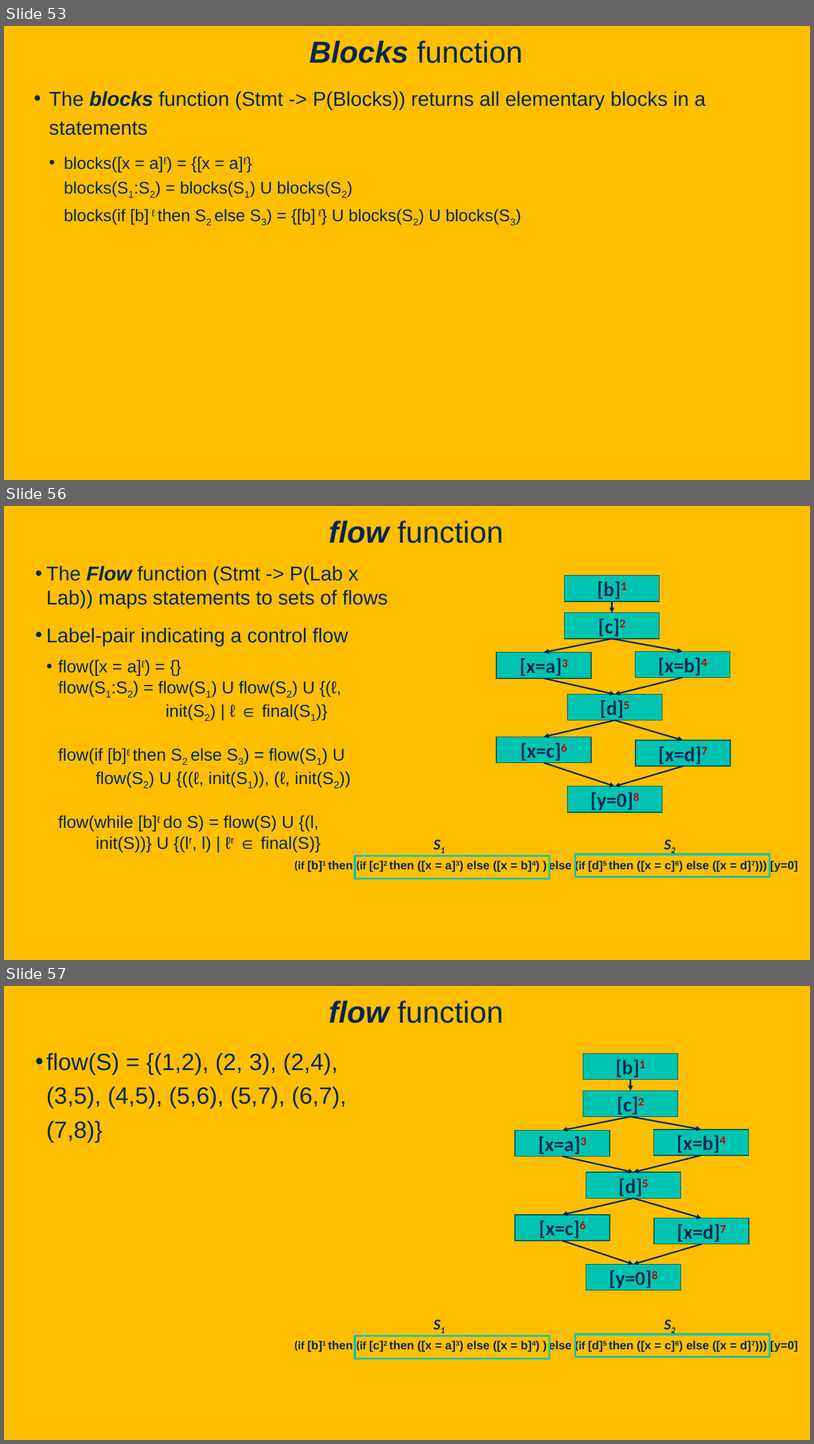
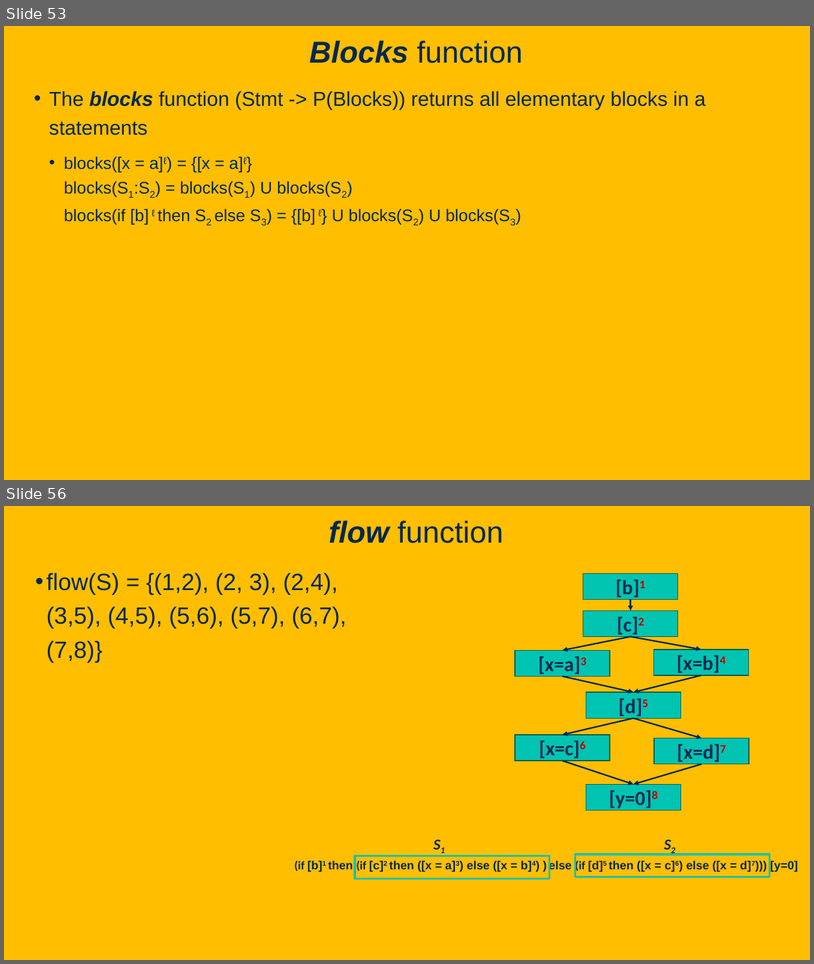
Before and after one commit to davsec-teaching/ECS289C-Spring2025, a slide deck: slides/3_data_flow_analysis.pptx. Shown one above the other, each under a label of ours: slides 53, 56 and 57 before the commit, slides 53 and 56 after it; the slides between them are not shown. The pictures are 814x1444 and 814x964 pixels, drawn with LibreOffice and Linux fonts; fonts in the diff are those of the drawing; background and template pictures are left out. Boxes give left, top, right and bottom in pixels: in the first picture for what was removed or moved away, otherwise in the second. Text is boxed around its words. In the diff, an @@ line names an element or a change of style, - is before the commit and + after.

```diff
--- a/slides/3_data_flow_analysis.pptx
+++ b/slides/3_data_flow_analysis.pptx
@@ slide 56 removed at (4, 506, 810, 960), background picture (left out) @@
@@ title removed at (329, 520, 503, 543) @@
-flow function
@@ text removed at (47, 566, 388, 852) @@
-• The Flow function (Stmt -> P(Lab x Lab)) maps statements to sets of flows
-• Label-pair indicating a control flow
-  • flow([x = a]ℓ) = {}
-    flow(S1:S2) = flow(S1) U flow(S2) U {(ℓ,
-    init(S2) | ℓ ∈ final(S1)}
-    flow(if [b]ℓ then S2 else S3) = flow(S1) U
-    flow(S2) U {((ℓ, init(S1)), (ℓ, init(S2))
-    flow(while [b]ℓ do S) = flow(S) U {(l,
-    init(S))} U {(lr, l) | ℓr ∈ final(S)}
@@ group removed at (497, 576, 731, 812): 9 arrows, 8 rectangles @@
-[b]1
-[c]2
-[x=a]3
-[x=b]4
-[d]5
-[x=c]6
-[x=d]7
-[y=0]8
@@ group removed at (294, 831, 798, 878): 3 texts, 2 rectangles @@
-(if [b]1 then (if [c]2 then ([x = a]3) else ([x = b]4) ) else (if [d]5 then ([x = c]6) else ([x = d]7))) [y=0]
-S1
-S2
@@ what was slide 57 is now slide 56 @@
```
Also in this commit, not shown: 6 slides changed, 1 other file.
